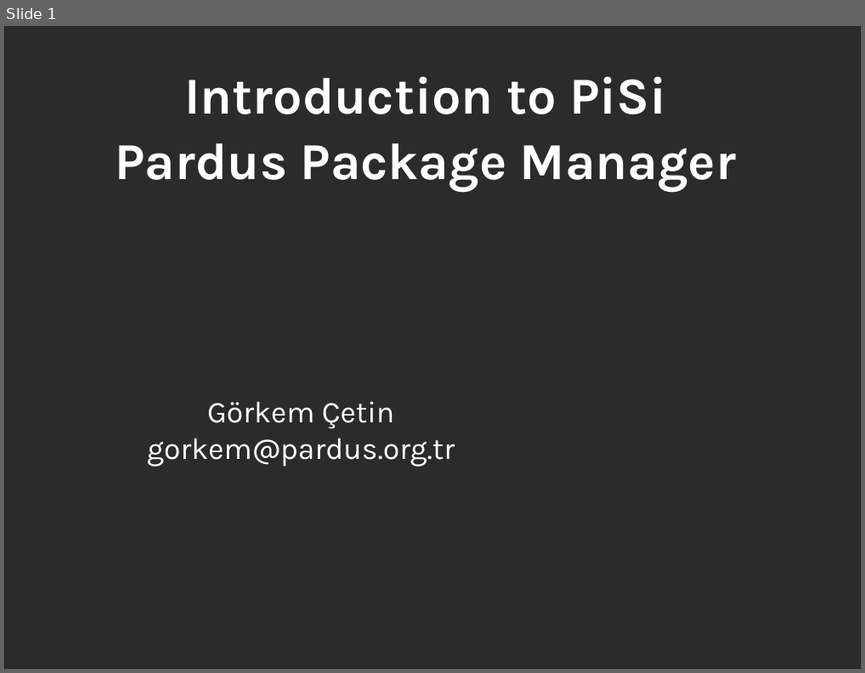
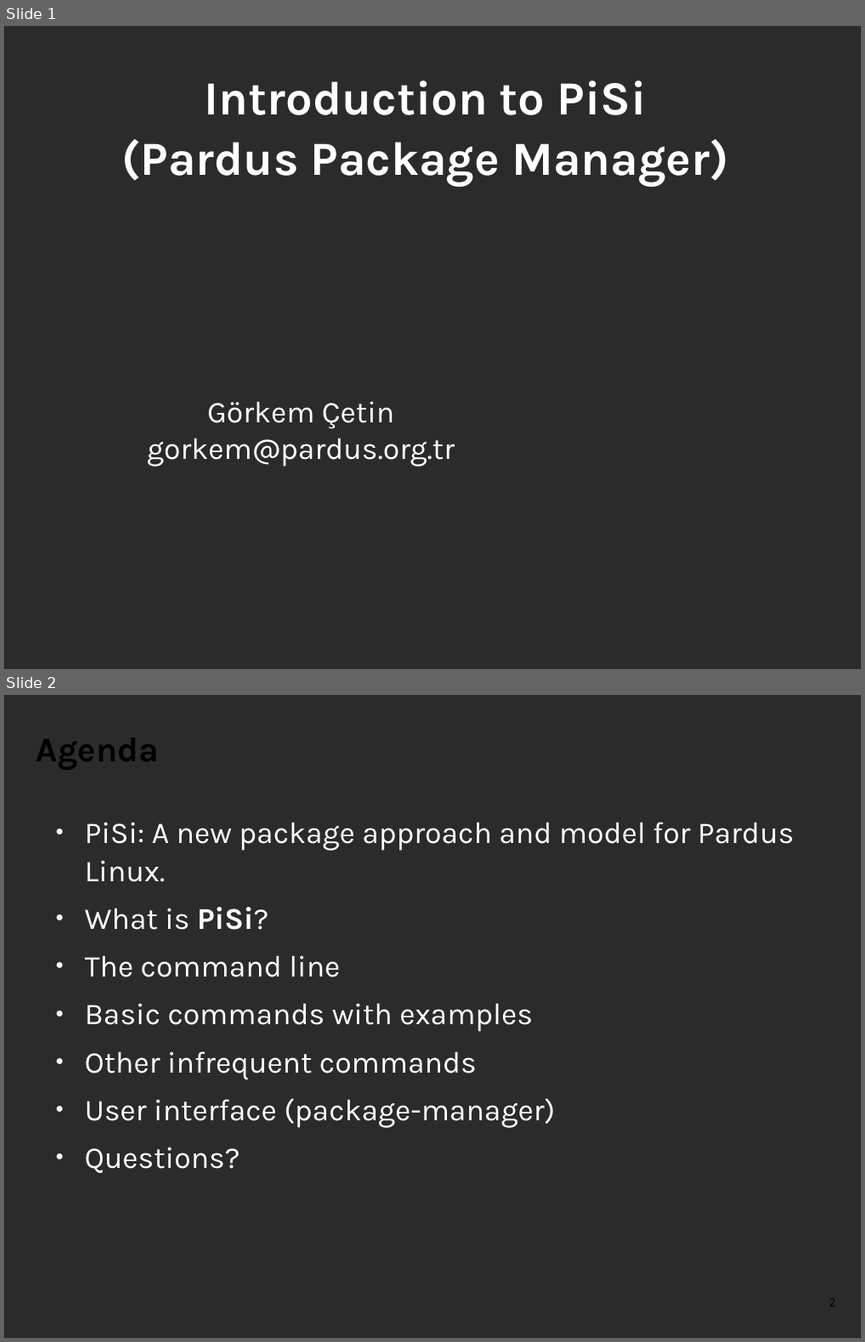
Before and after one commit to pars-linux/uludag, a slide deck: promotion/presentations/PardusGenel/introduction-to-pisi.odp. Shown one above the other, each under a label of ours: slide 1 before the commit, slides 1 and 2 after it. The pictures are 865x673 and 865x1342 pixels, drawn with LibreOffice and Linux fonts; fonts in the diff are those of the drawing; background and template pictures are left out; a plain dark background stands for a picture behind light text. Boxes give left, top, right and bottom in pixels: in the first picture for what was removed or moved away, otherwise in the second. Text is boxed around its words. In the diff, an @@ line names an element or a change of style, - is before the commit and + after.

```diff
--- a/promotion/presentations/PardusGenel/introduction-to-pisi.odp
+++ b/promotion/presentations/PardusGenel/introduction-to-pisi.odp
@@ slide 2 added at box(4, 695, 861, 1338), background picture (left out) @@
@@ title added at box(36, 738, 160, 770), 32 pt, text #000000, bold @@
+Agenda
@@ text added at box(85, 822, 794, 1173), 28 pt, text #FFFFFF @@
+● PiSi: A new package approach and model for Pardus Linux.
+● What is PiSi?
+● The command line
+● Basic commands with examples
+● Other infrequent commands
+● User interface (package-manager)
+● Questions?
@@ page number added at box(828, 1299, 835, 1306), 12 pt, text #000000 @@
+2
@@ slide 1 changed as well @@
@@ title at box(121, 80, 728, 187): text changed; size 48 to 44 pt @@
-Introduction to PiSi
-Pardus Package Manager
+Introduction to PiSi
+(Pardus Package Manager)
```
Also in this commit, not shown: 3 other slides changed, 22 other slides added, 5 slides removed.
